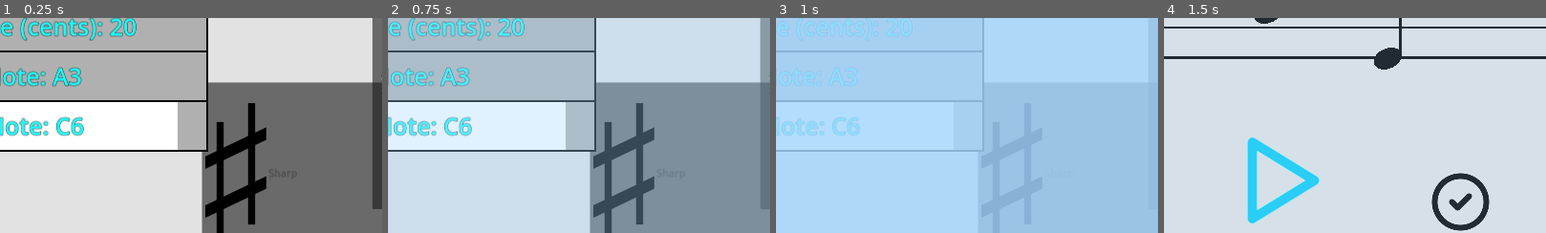
Above: before the commit, frames 1-4 (left to right).
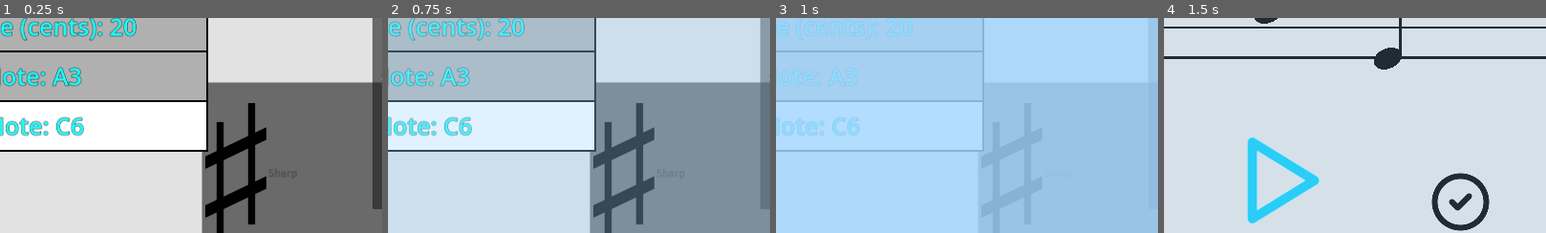
Above: after the commit, the same moments.

Repository: Sniggiho/COMP225-Reluna
Game: Godot game, scene res://Scenes/FreeplaySettingsMenu/FreeplaySettingsMenu.tscn
Same seed, same stepped clock (60 frames per second), same inputs: the game is played once before the commit and once after it. This scene is started directly instead of the project's main scene.
Inputs (mouse positions are % of the whole screen's width and height, from its top left):
- Up to frame 1 (0.25 s): no input
- Up to frame 2 (0.75 s): click (99, 54) at 0.5 s
- Up to frame 3 (1 s): no input
- Up to frame 4 (1.5 s): click (49, 76) at 1.25 s
The pictures show only the part of the screen within x 34-84%, y 39-89%; the shares and areas given below are measured in that part.

The runs differ from the first frame. In frame 1, 1.7% of the frame differs, in the area x 46-54%, y 39-62%; in frame 2, 1.7%; in frame 3, less than 0.1%; in frame 4, nothing differs.

Commit message:
refactoring of sliders required, but now I know the problem!

Diff:
--- a/Project/Scenes/FreeplaySettingsMenu/FreeplaySettingsMenu.tscn
+++ b/Project/Scenes/FreeplaySettingsMenu/FreeplaySettingsMenu.tscn
@@ -124,6 +124,7 @@
 script = ExtResource("19_amv7j")
 text = "Number of Notes"
 minActualValue = 4
+maxActualValue = 15
 height = 100.0
 
 [node name="NumDetunedNotes" parent="NotesSettings" instance=ExtResource("18_2jqco")]
@@ -166,16 +167,18 @@
 [node name="MinNote" parent="NotesSettings" instance=ExtResource("18_2jqco")]
 custom_minimum_size = Vector2(0, 100)
 layout_mode = 2
+max_value = 0.0
 value = 0.0
 script = ExtResource("19_08umj")
 text = "Minimum Note"
+maxActualValue = 0
 height = 100.0
 
 [node name="MaxNote" parent="NotesSettings" instance=ExtResource("18_2jqco")]
 custom_minimum_size = Vector2(0, 100)
 layout_mode = 2
 max_value = 36.0
-value = 36.0
+value = 0.0
 script = ExtResource("20_ivtfm")
 text = "Maximum Note"
 height = 100.0
--- a/Project/Scenes/FreeplaySettingsMenu/MaxNote2.gd
+++ b/Project/Scenes/FreeplaySettingsMenu/MaxNote2.gd
@@ -12,22 +12,25 @@
 func _init():
 	_tuneCreator = _tuneCreatorScene.instantiate()
 	add_child(_tuneCreator)
-	key  = _tuneCreator._createNoteArrayInKey(GLevelData.numAccidentals, GLevelData.bySharps, lowestNoteAllowed, highestNoteAllowed) #accidentals, bySharps, lowestNote, highestNote
+	key  = _tuneCreator._createNoteArrayInKey(GLevelData.numAccidentals, GLevelData.bySharps, lowestNoteAllowed, highestNoteAllowed)
+	maxActualValue = len(key)-1
+	max_value = len(key) -1
 
 # Called when the node enters the scene tree for the first time.
 func _ready():
 	_ready2()
-	value = len(key)
 	GLevelData.highestNote = key[-1]
 	updateLabel(_tuneCreator.getPrintableNoteName(GLevelData.highestNote, GLevelData.bySharps))
+	value = len(key) -1#accidentals, bySharps, lowestNote, highestNote
 
 
 func _on_value_changed_derived(passedValue):
 	key  = _tuneCreator._createNoteArrayInKey(GLevelData.numAccidentals, GLevelData.bySharps, lowestNoteAllowed, highestNoteAllowed)
-	maxActualValue = len(key)
-	max_value = len(key)-1
+	maxActualValue = len(key)-1
+	max_value = len(key) -1
 	key.sort_custom(_tuneCreator.compareNotes)
 	key.reverse()
+	print(value)
 	GLevelData.highestNote = key[value]
 	updateLabel(_tuneCreator.getPrintableNoteName(GLevelData.highestNote, GLevelData.bySharps))
 
--- a/Project/Scenes/FreeplaySettingsMenu/MinNote2.gd
+++ b/Project/Scenes/FreeplaySettingsMenu/MinNote2.gd
@@ -18,7 +18,7 @@
 func _ready():
 	_ready2()
 	value = 0
-	maxActualValue = len(key)
+	maxActualValue = len(key)-1
 	max_value = len(key)-1
 	GLevelData.lowestNote = lowestNoteAllowed
 	updateLabel(_tuneCreator.getPrintableNoteName(GLevelData.lowestNote, GLevelData.bySharps))
@@ -29,6 +29,8 @@
 	key  = _tuneCreator._createNoteArrayInKey(GLevelData.numAccidentals, GLevelData.bySharps, lowestNoteAllowed, highestNoteAllowed)
 	key.sort_custom(_tuneCreator.compareNotes)
 	key.reverse()
+	maxActualValue = min(maxActualValue, len(key)-1)
+	max_value = min(max_value, len(key)-1)
 	GLevelData.lowestNote = key[value]
 	updateLabel(_tuneCreator.getPrintableNoteName(GLevelData.lowestNote, GLevelData.bySharps))
 
--- a/Project/Scenes/NewHSlider/NewHSlider.gd
+++ b/Project/Scenes/NewHSlider/NewHSlider.gd
@@ -8,7 +8,7 @@
 ## Edit this value to be the minimum allowed value of the slider instead of min_value
 @export var minActualValue : int = 0
 
-@export var maxActualValue : int = 15
+@export var maxActualValue : int = 30
 
 ## Margin number of pixels for a border
 @export var margin : float = 20
